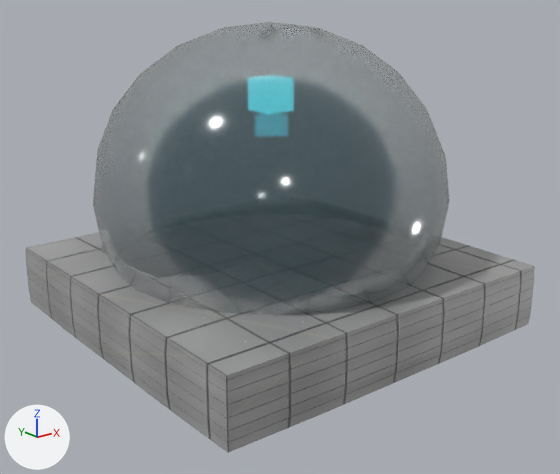
Two versions of the Blender file assets/ships/parts/blender/place_station_research_authored.blend, one commit apart.
The view is the same before and after, from a camera (50 mm lens) standing at (-10.3, -22.1, 11.9) and looking at (6.7, -0.9, 3.4). The axes (+X, +Y, +Z) are drawn at lower left. The lights are the same throughout. The older version comes first.

Script lines for the objects in view, before the commit:
```python
me_research_base = bpy.data.meshes.new('Research_Base')
me_research_base.from_pydata(...)  # 150 vertices, 192 faces; spans x -7.0..7.0, y -7.0..7.0, z -1.25..1.25
me_research_base.materials.append(mat_material_hull_016)
me_research_dome = bpy.data.meshes.new('Research_Dome')
me_research_dome.from_pydata(...)  # 273 vertices, 480 faces; spans x -6.5..6.5, y -6.5..6.5, z -6.0..6.0
me_research_dome.materials.append(mat_material_glass)  # dark cyan #2c525d
ob_research_base = bpy.data.objects.new('Research_Base', me_research_base)
ob_research_base.parent = ob_place_station_research
ob_research_base.location = (7.0, 0.0, 1.2)
_m = ob_research_base.modifiers.new('Bevel_Pro', 'BEVEL')
_m.segments = 2
_m = ob_research_base.modifiers.new('WN_Pro', 'WEIGHTED_NORMAL')
_m.keep_sharp = True
ob_research_dome = bpy.data.objects.new('Research_Dome', me_research_dome)
ob_research_dome.parent = ob_place_station_research
ob_research_dome.location = (7.0, 0.0, 5.0)
_m = ob_research_dome.modifiers.new('Bevel_Pro', 'BEVEL')
_m.segments = 2
_m = ob_research_dome.modifiers.new('WN_Pro', 'WEIGHTED_NORMAL')
_m.keep_sharp = True
```
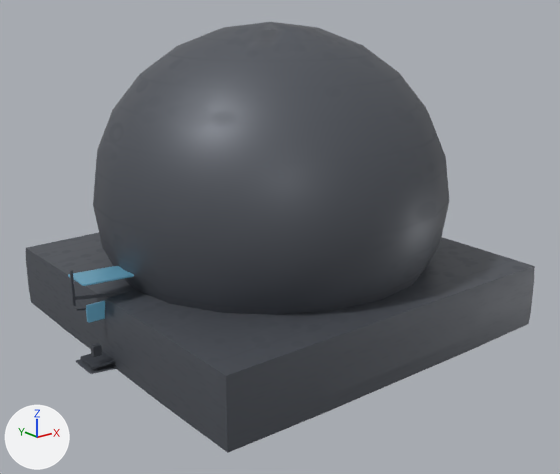
Boxes [x1, y1, x2, y2] around the edits, measured in the pictures (560 x 474 px):
'Research_Dome', recoloured
    both: [93, 22, 449, 315]
'Research_Base', recoloured (darker)
    both: [26, 232, 535, 453]
'DET_edge_chamfer_band', added (blue)
    after: [68, 266, 134, 286]
'DET_primary_story_a', added
    after: [86, 301, 105, 323]
'DET_dock_collar', added
    after: [80, 351, 115, 369]
'DET_deck_traffic_wear', added
    after: [76, 359, 117, 374]
'DET_panel_line_emphasis', added
    after: [75, 291, 130, 300]
'DET_cavity_grime_vent', added
    after: [91, 343, 102, 357]
'DET_antenna_mast', added
    after: [70, 270, 76, 306]

What changed in the scene script:
```text
Add mat_material_hull:
    mat_material_hull = bpy.data.materials.new('Material_Hull')
    # colours: dark grey #595d65
    # uses the picture img_place_station_research_wear_mask_2k_jpg
Add mat_material_accent:
    mat_material_accent = bpy.data.materials.new('Material_Accent')
    # colours: cyan #6caac4, blue #7ccbf3
    # uses the picture img_place_station_research_wear_mask_2k_jpg
Add mat_material_mechanical:
    mat_material_mechanical = bpy.data.materials.new('Material_Mechanical')
    # colours: dark grey #595d65
    # uses the picture img_place_station_research_wear_mask_2k_jpg
Change me_research_base:
    where me_research_base.from_pydata(...)  # 150 vertices, 192 faces; spans x -7.0..7.0, y -7.0..7.0, z -1.25..1.25
    remove me_research_base.materials.append(mat_material_hull_016)
    add me_research_base.materials.append(mat_material_hull)
Change me_research_dome:
    where me_research_dome.from_pydata(...)  # 273 vertices, 480 faces; spans x -6.5..6.5, y -6.5..6.5, z -6.0..6.0
    remove me_research_dome.materials.append(mat_material_glass)  # dark cyan #2c525d
    add me_research_dome.materials.append(mat_material_hull)
Add ob_det_edge_chamfer_band:
    ob_det_edge_chamfer_band = bpy.data.objects.new('DET_edge_chamfer_band', me_cube_011)  # a box spanning x -0.5..0.5, y -0.5..0.5, z -0.5..0.5; modifiers BEVEL, WEIGHTED_NORMAL
    ob_det_edge_chamfer_band.parent = ob_research_base
    ob_det_edge_chamfer_band.location = (0.0, 0.0, 3.2)
    ob_det_edge_chamfer_band.rotation_euler = (0.0, 0.05, 0.0)  # degrees (0, 2.9, 0)
    ob_det_edge_chamfer_band.scale = (1.8, 1.2, 0.05)
Add ob_det_cavity_grime_vent:
    ob_det_cavity_grime_vent = bpy.data.objects.new('DET_cavity_grime_vent', me_cube_008)  # a box spanning x -0.5..0.5, y -0.5..0.5, z -0.5..0.5; modifiers BEVEL, WEIGHTED_NORMAL
    ob_det_cavity_grime_vent.parent = ob_research_base
    ob_det_cavity_grime_vent.location = (-0.5, -0.3, 0.8)
    ob_det_cavity_grime_vent.scale = (0.3, 0.2, 0.35)
Add ob_det_panel_line_emphasis:
    ob_det_panel_line_emphasis = bpy.data.objects.new('DET_panel_line_emphasis', me_cube_006)  # a box spanning x -0.5..0.5, y -0.5..0.5, z -0.5..0.5; modifiers BEVEL, WEIGHTED_NORMAL
    ob_det_panel_line_emphasis.parent = ob_research_base
    ob_det_panel_line_emphasis.location = (0.0, 0.0, 2.5)
    ob_det_panel_line_emphasis.rotation_euler = (0.0, 0.15, 0.0)  # degrees (0, 8.6, 0)
    ob_det_panel_line_emphasis.scale = (2.0, 0.02, 0.12)
Add ob_det_deck_traffic_wear:
    ob_det_deck_traffic_wear = bpy.data.objects.new('DET_deck_traffic_wear', me_cube_005)  # a box spanning x -0.5..0.5, y -0.5..0.5, z -0.5..0.5; modifiers BEVEL, WEIGHTED_NORMAL
    ob_det_deck_traffic_wear.parent = ob_research_base
    ob_det_deck_traffic_wear.location = (0.0, 0.0, 0.1)
    ob_det_deck_traffic_wear.rotation_euler = (0.0, 0.1, 0.0)  # degrees (0, 5.7, 0)
    ob_det_deck_traffic_wear.scale = (1.8, 1.2, 0.03)
Add ob_det_antenna_mast:
    ob_det_antenna_mast = bpy.data.objects.new('DET_antenna_mast', me_cube_003)  # a box spanning x -0.5..0.5, y -0.5..0.5, z -0.5..0.5; modifiers BEVEL, WEIGHTED_NORMAL
    ob_det_antenna_mast.parent = ob_research_base
    ob_det_antenna_mast.location = (-1.0, 0.0, 3.0)
    ob_det_antenna_mast.scale = (0.08, 0.08, 1.2)
Add ob_det_dock_collar:
    ob_det_dock_collar = bpy.data.objects.new('DET_dock_collar', me_cube_002)  # a box spanning x -0.5..0.5, y -0.5..0.5, z -0.5..0.5; modifiers BEVEL, WEIGHTED_NORMAL
    ob_det_dock_collar.parent = ob_research_base
    ob_det_dock_collar.location = (0.0, 0.0, 0.3)
    ob_det_dock_collar.scale = (1.5, 1.0, 0.08)
Add ob_det_primary_story_a:
    ob_det_primary_story_a = bpy.data.objects.new('DET_primary_story_a', me_cube_011.copy())  # modifiers BEVEL, WEIGHTED_NORMAL
    ob_det_primary_story_a.parent = ob_research_base
    ob_det_primary_story_a.location = (0.0, 0.0, 2.0)
    ob_det_primary_story_a.scale = (1.2, 0.08, 0.6)
```
